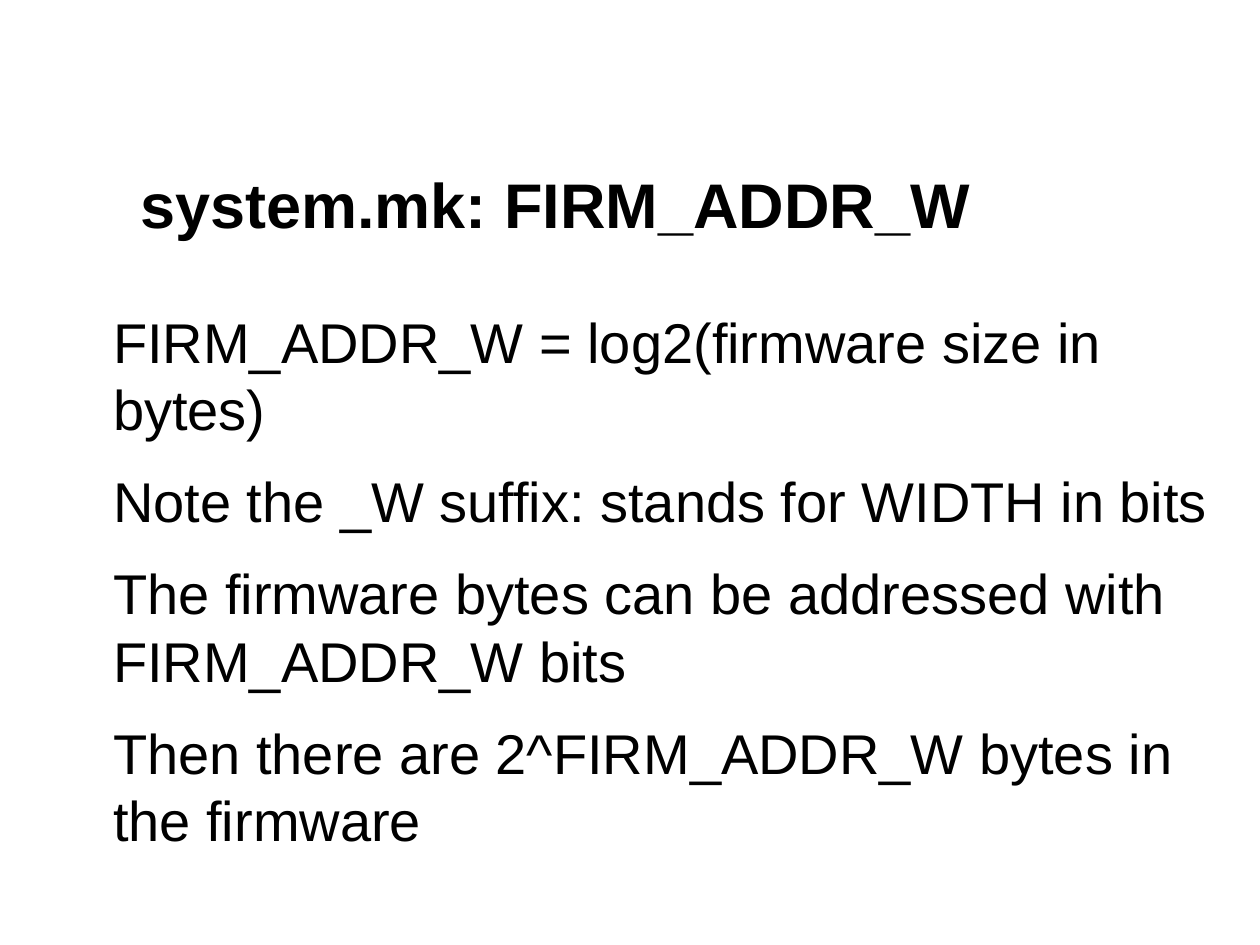
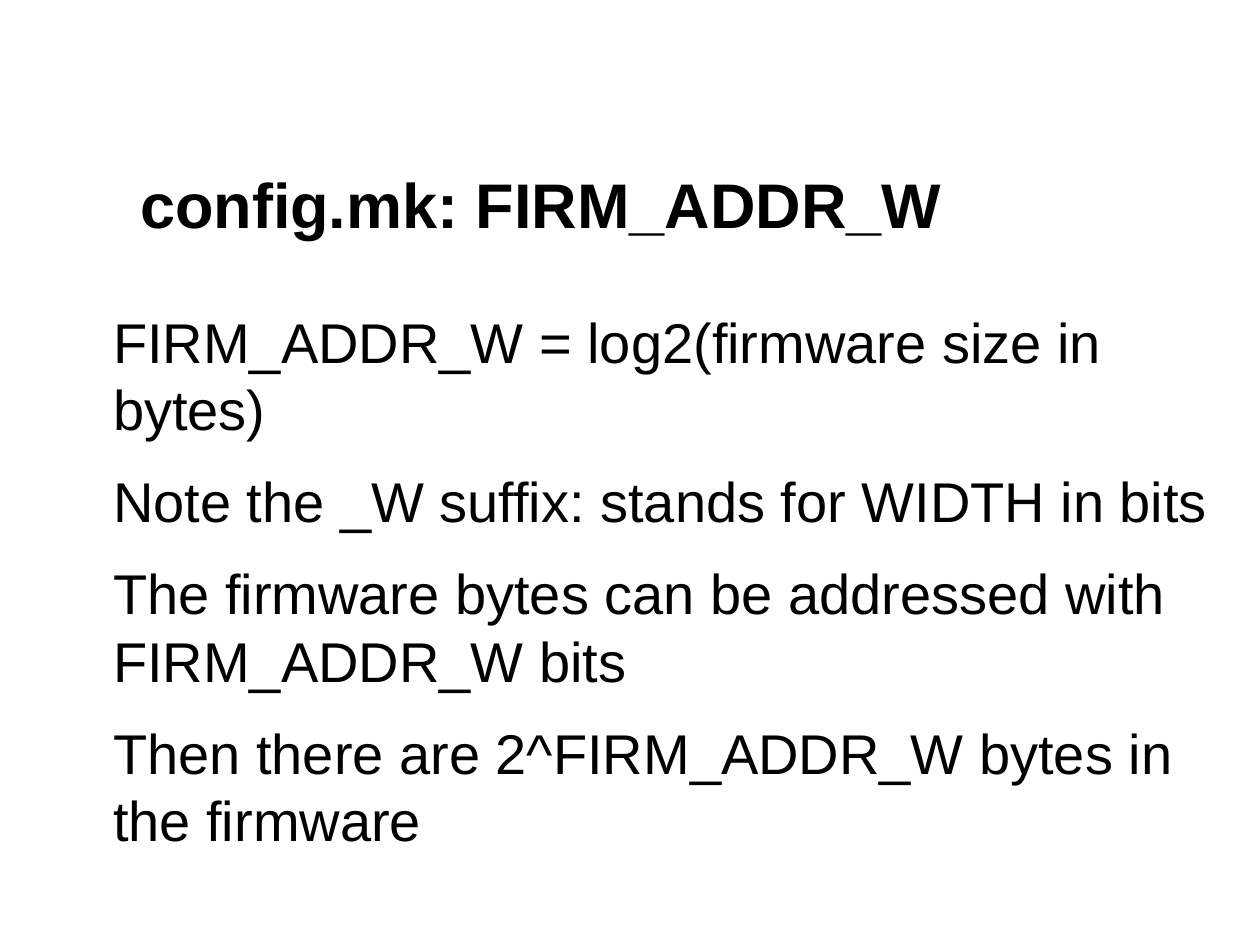
Before and after one commit to jjts/ist-sec, a slide deck: slide 8 of lectures/l3/l3.odp. Drawn at 1260x945 pixels with LibreOffice and Linux fonts; fonts in the diff are those of the drawing; background and template pictures are left out. Boxes give left, top, right and bottom in pixels: in the first picture for what was removed or moved away, otherwise in the second. Text is boxed around its words. In the diff, an @@ line names an element or a change of style, - is before the commit and + after.

```diff
--- a/lectures/l3/l3.odp
+++ b/lectures/l3/l3.odp
@@ title at box(140, 182, 941, 240): text changed @@
-system.mk: FIRM_ADDR_W
+config.mk: FIRM_ADDR_W
```
Also in this commit, not shown: 2 other slides changed, 3 other files.
